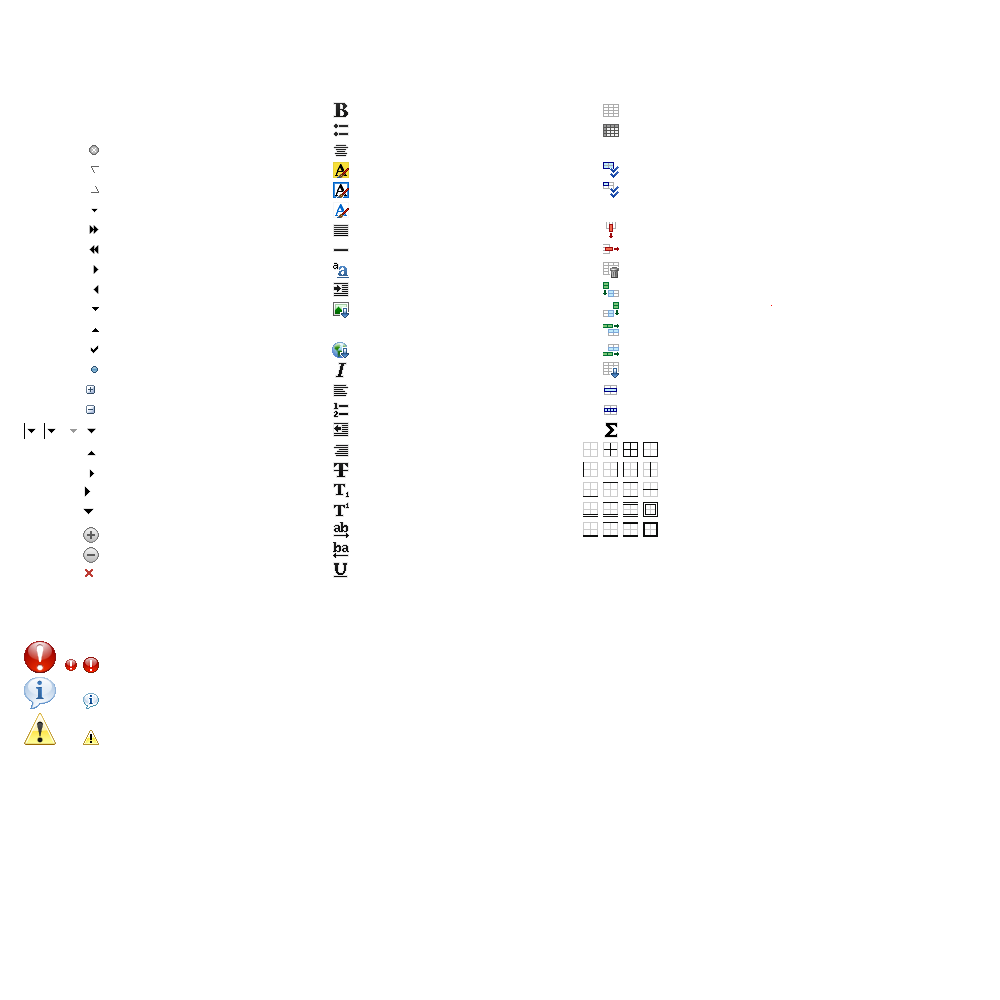
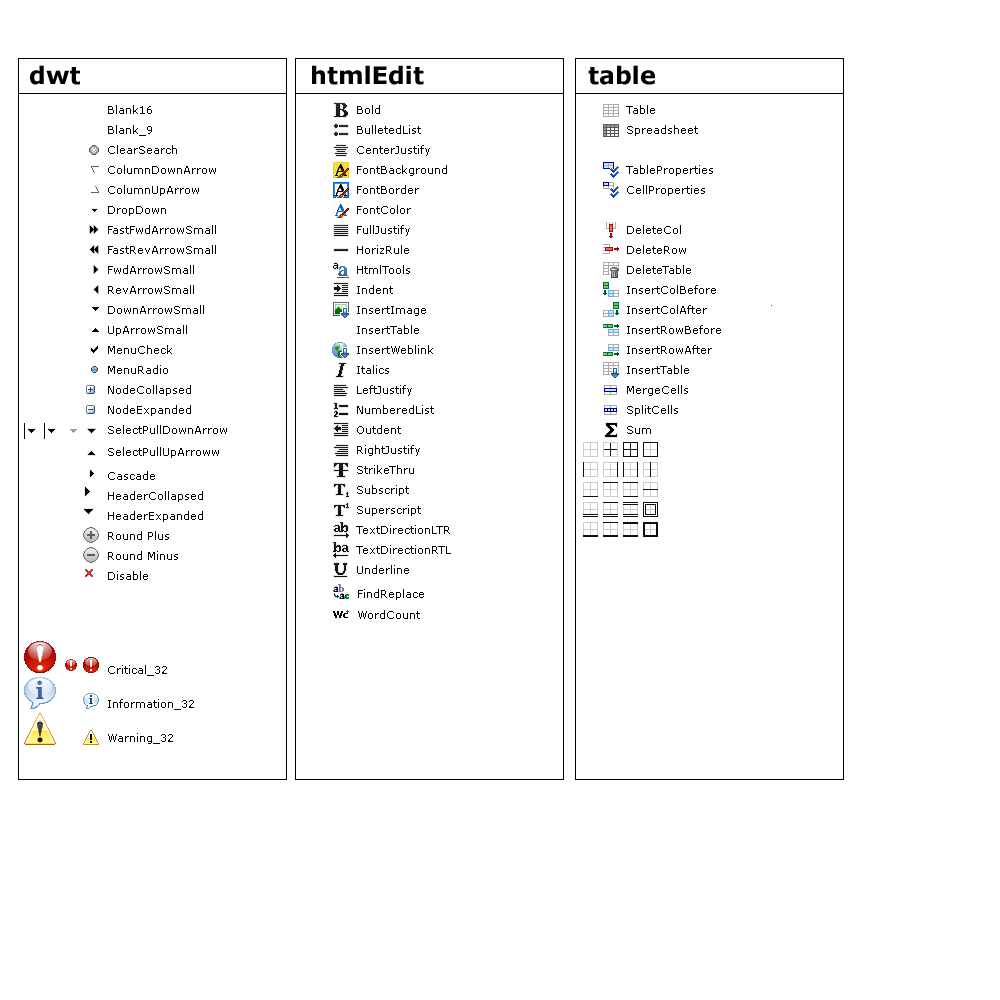
Layered file, before and after one edit (1000x1000). Changes by layer:
added layer "Layer 6" above "WordCount" over 333, 610, 349, 618
added layer "WordCount" above "FindReplace" over 358, 610, 420, 619
added layer "FindReplace" above "Layer 5" over 358, 589, 424, 600
added layer "Layer 5" above "icons" over 333, 584, 349, 599
showed group "bg" (1st of 2) (8 layers) over 18, 58, 844, 780
